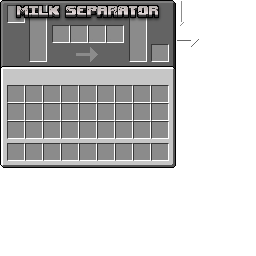
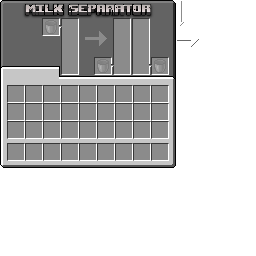
Comparing the layer stacks of the two 256x256 images. Changes:
removed layer "Layer 2" over <box>12,2,162,23</box>
added layer "text" above "Layer 13 copy 2" over <box>21,2,155,20</box>
added layer "Layer 13 copy 2" above "Layer 13 copy" over <box>43,19,59,35</box>
added layer "Layer 13 copy" above "Layer 13" over <box>152,59,168,74</box>
added layer "Layer 13" above "overl" over <box>95,58,111,74</box>
added layer "overl" above "Layer 4" over <box>59,25,152,67</box>
added layer "Layer 4" above "Layer 5" over <box>42,18,60,36</box>
added layer "Layer 5" above "Layer 6" over <box>61,18,79,75</box>
added layer "Layer 6" above "Layer 10 copy" over <box>94,57,112,75</box>
added layer "Layer 10 copy" above "Layer 10" over <box>132,18,150,75</box>
added layer "Layer 10" above "Layer 11" over <box>113,18,131,75</box>
added layer "Layer 11" above "progress arrow" over <box>151,57,169,75</box>
renamed "Layer 3" to "progress arrow", painted on it over <box>7,5,169,62</box>
added layer "Layer 12" above "gui" over <box>7,2,175,79</box>
